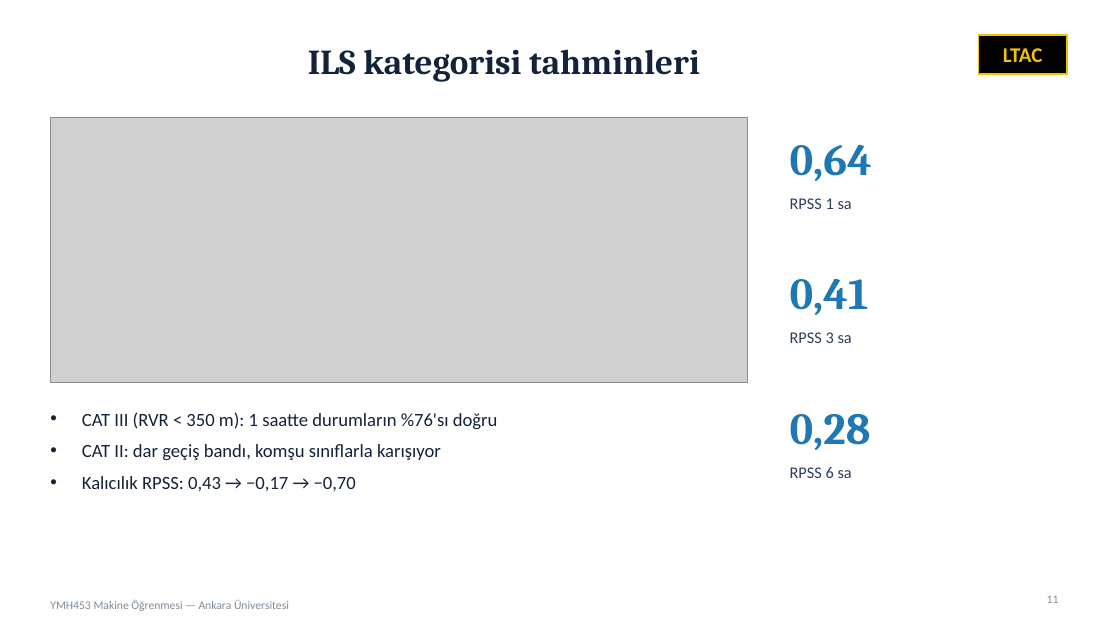
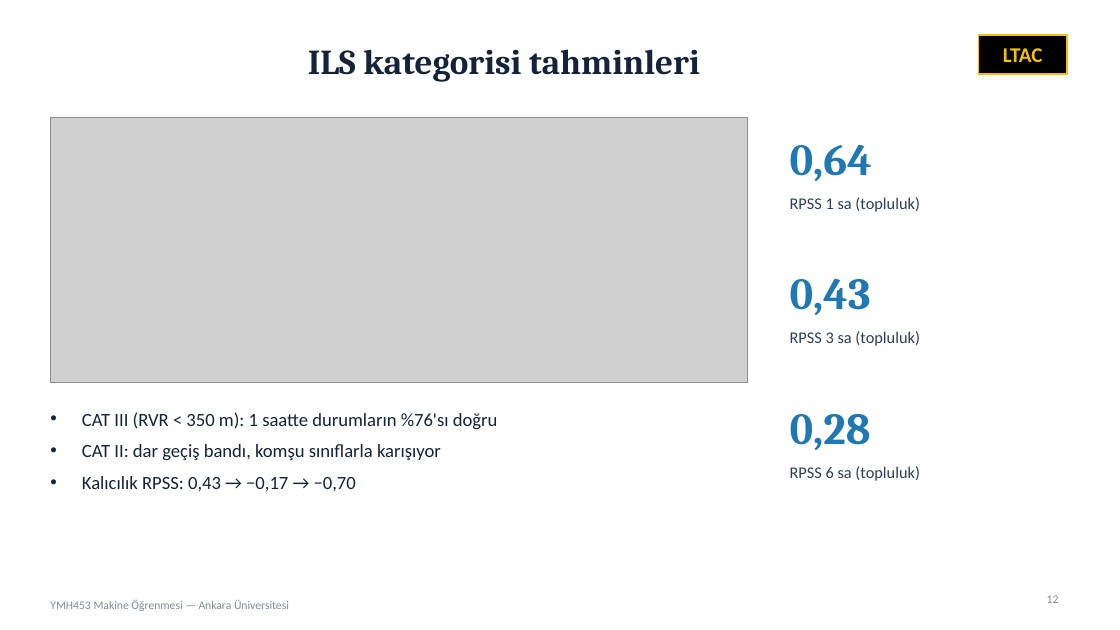
Before and after one commit to AtaSakik/esenboga-fog-nowcasting, a slide deck: slide 12 of presentation/Esenboga_Sunum_TR.pptx (slide 11 before the commit). Drawn at 1120x630 pixels with LibreOffice and Linux fonts; fonts in the diff are those of the drawing; grey boxes stand for pictures. Boxes give left, top, right and bottom in pixels: in the first picture for what was removed or moved away, otherwise in the second. Text is boxed around its words. In the diff, an @@ line names an element or a change of style, - is before the commit and + after.

```diff
--- a/presentation/Esenboga_Sunum_TR.pptx
+++ b/presentation/Esenboga_Sunum_TR.pptx
@@ text at [790,197,920,212]: text changed @@
-RPSS 1 sa
+RPSS 1 sa (topluluk)
@@ text at [790,279,871,315]: text changed @@
-0,41
+0,43
@@ text at [790,331,920,346]: text changed @@
-RPSS 3 sa
+RPSS 3 sa (topluluk)
@@ text at [790,466,920,481]: text changed @@
-RPSS 6 sa
+RPSS 6 sa (topluluk)
@@ page number at [1047,595,1059,603]: text changed @@
-11
+12
```
Also in this commit, not shown: 6 other slides changed, 1 slide added, 9 other files.
